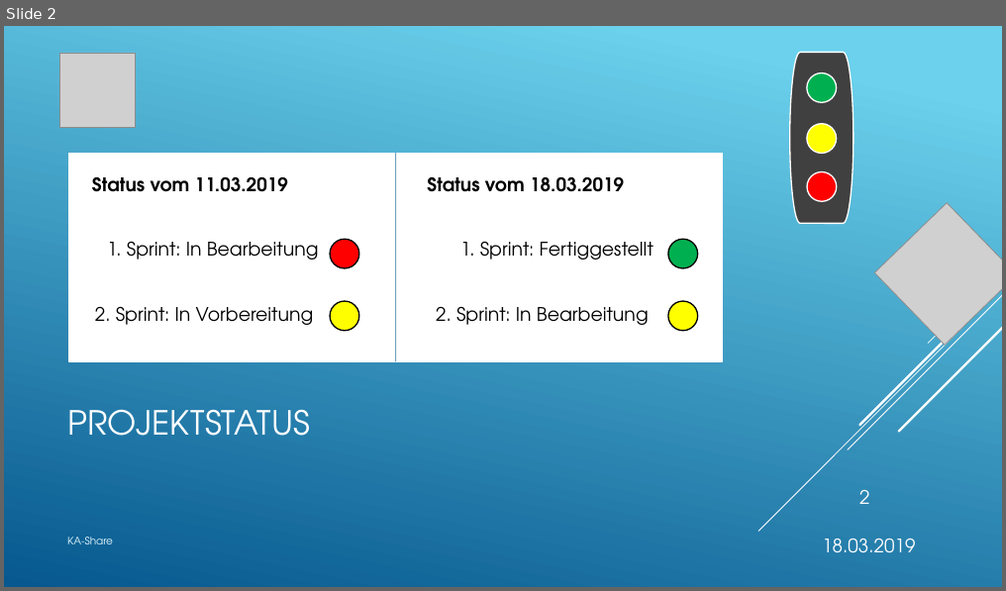
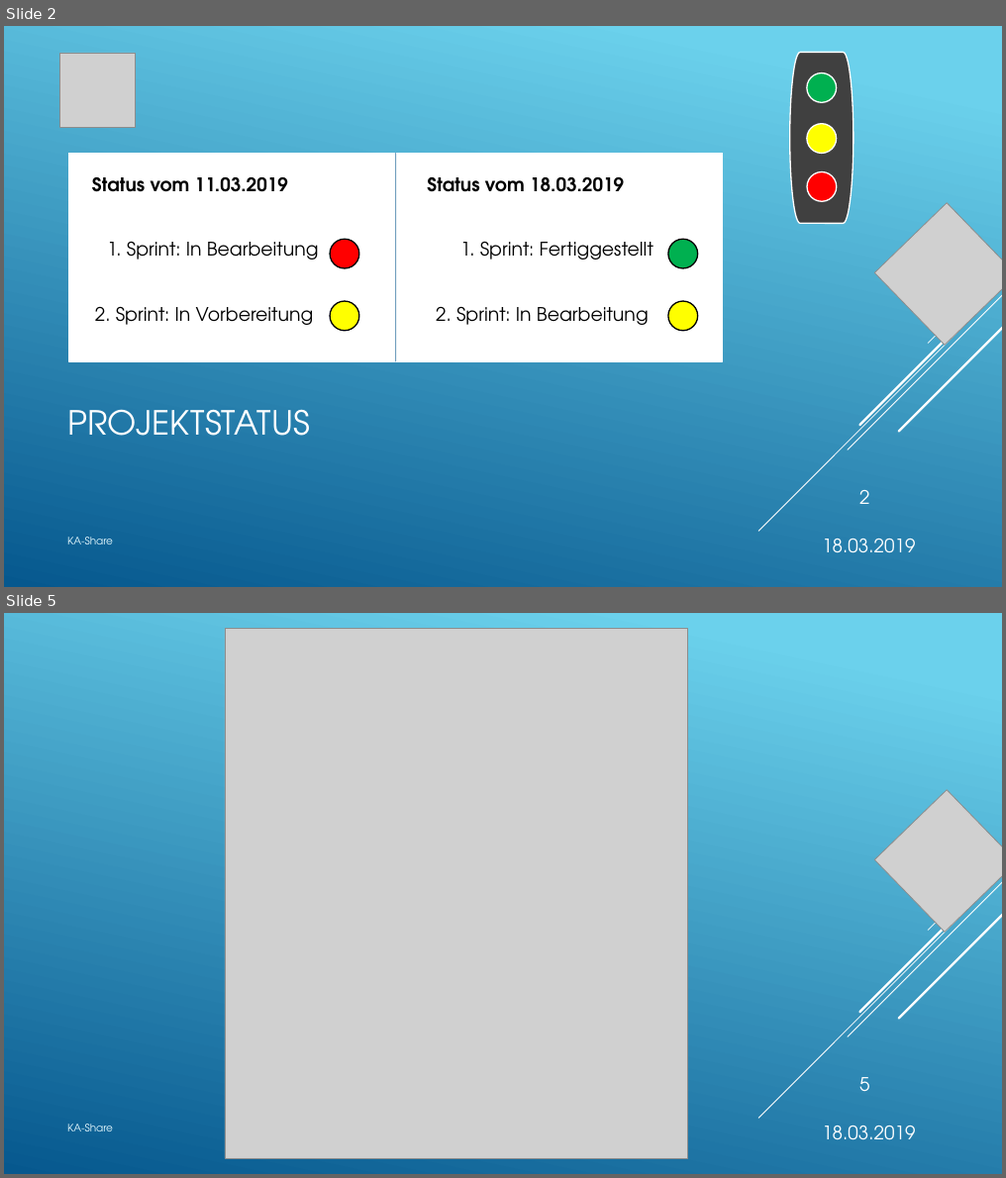
Before and after one commit to KanBen86/ProjektCarsharing, a slide deck: Präsentation/Statuspräsentation2.pptx. Shown one above the other, each under a label of ours: slide 2 before the commit, slides 2 and 5 after it; the slides between them are not shown. The pictures are 1006x591 and 1006x1178 pixels, drawn with LibreOffice and Linux fonts; fonts in the diff are those of the drawing; grey boxes stand for pictures. Boxes give left, top, right and bottom in pixels: in the first picture for what was removed or moved away, otherwise in the second. Text is boxed around its words. In the diff, an @@ line names an element or a change of style, - is before the commit and + after.

```diff
--- a/Präsentation/Statuspräsentation2.pptx
+++ b/Präsentation/Statuspräsentation2.pptx
@@ slide 5 added at (x1=4, y1=613, x2=1002, y2=1174), background gradient #6ED2EB to #06588E; not listed: 5 template elements that a slide beside it also shows @@
@@ picture added at (x1=225, y1=629, x2=687, y2=1158) @@
@@ picture added at (x1=875, y1=790, x2=1002, y2=932) @@
@@ page number added at (x1=859, y1=1077, x2=869, y2=1091), 18 pt, text #FFFFFF @@
+5
@@ text added at (x1=67, y1=1124, x2=113, y2=1132), 10 pt, text #E4F8FD @@
+KA-Share
@@ text added at (x1=822, y1=1126, x2=915, y2=1141), 18 pt, text #FFFFFF @@
+18.03.2019
```
Also in this commit, not shown: 3 other slides added.
